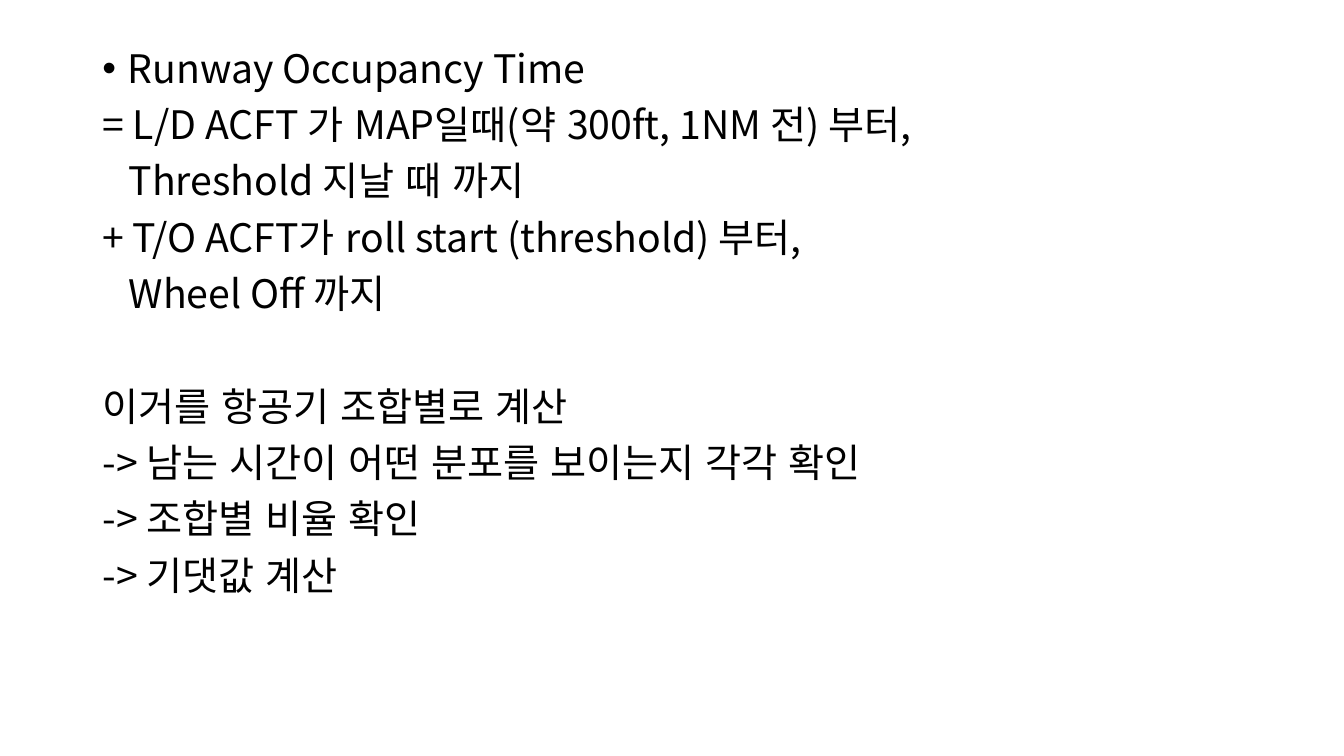
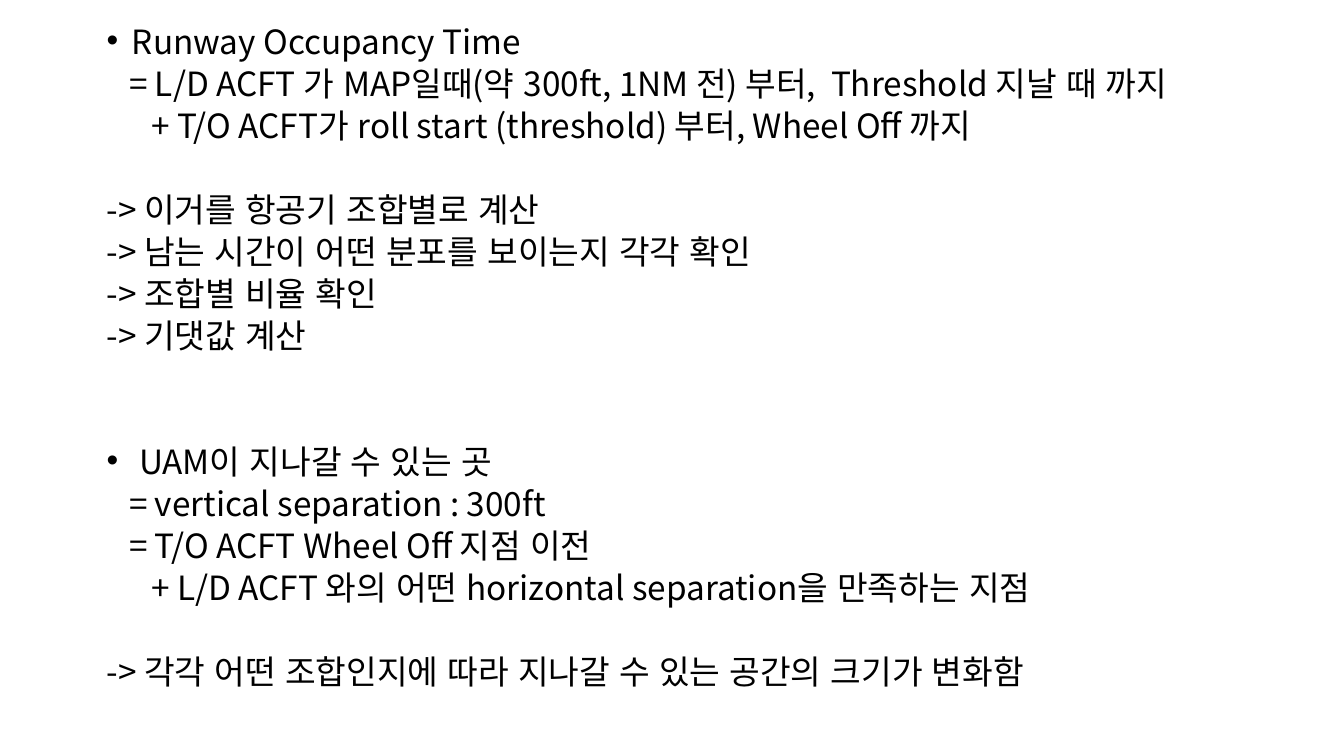
Before and after one commit to sanghyokhan/UAM_RWY-crossing, a slide deck: slide 16 of UAM runway crossing.pptx (slide 14 before the commit). Drawn at 1344x756 pixels with LibreOffice and Linux fonts; fonts in the diff are those of the drawing. Boxes give left, top, right and bottom in pixels: in the first picture for what was removed or moved away, otherwise in the second. Text is boxed around its words. In the diff, an @@ line names an element or a change of style, - is before the commit and + after.

```diff
--- a/UAM runway crossing.pptx
+++ b/UAM runway crossing.pptx
@@ text "Runway Occupancy Time": place and size @@
-text "Runway Occupancy Time" at (102,52,911,593)
+text "Runway Occupancy Time" at (132,28,1167,687)
@@ text at (132,28,751,351): size 28 to 23.8 pt in "Runway Occupancy Time", "-> 남는 시간이 어떤 분포를 보이는지 각각 ...", "-> 조합별 비율 확인", "-> 기댓값 계산"; line spacing 0.9 to 0.7 @@
@@ text at (144,68,1167,225): text changed; size 28 to 23.8 pt @@
-= L/D ACFT 가 MAP일때(약 300ft, 1NM 전) 부터,
-Threshold 지날 때 까지
-+ T/O ACFT가 roll start (threshold) 부터,
-Wheel Off 까지
-이거를 항공기 조합별로 계산
+= L/D ACFT 가 MAP일때(약 300ft, 1NM 전) 부터, Threshold 지날 때 까지
++ T/O ACFT가 roll start (threshold) 부터, Wheel Off 까지
+-> 이거를 항공기 조합별로 계산
@@ text at (139,446,1030,687): paragraphs added @@
+• UAM이 지나갈 수 있는 곳
+= vertical separation : 300ft
+= T/O ACFT Wheel Off 지점 이전
++ L/D ACFT 와의 어떤 horizontal separation을 만족하는 지점
+-> 각각 어떤 조합인지에 따라 지나갈 수 있는 공간의 크기가 변화함
```
Also in this commit, not shown: 5 other slides changed, 3 slides added, 2 slides removed, 17 other files.
